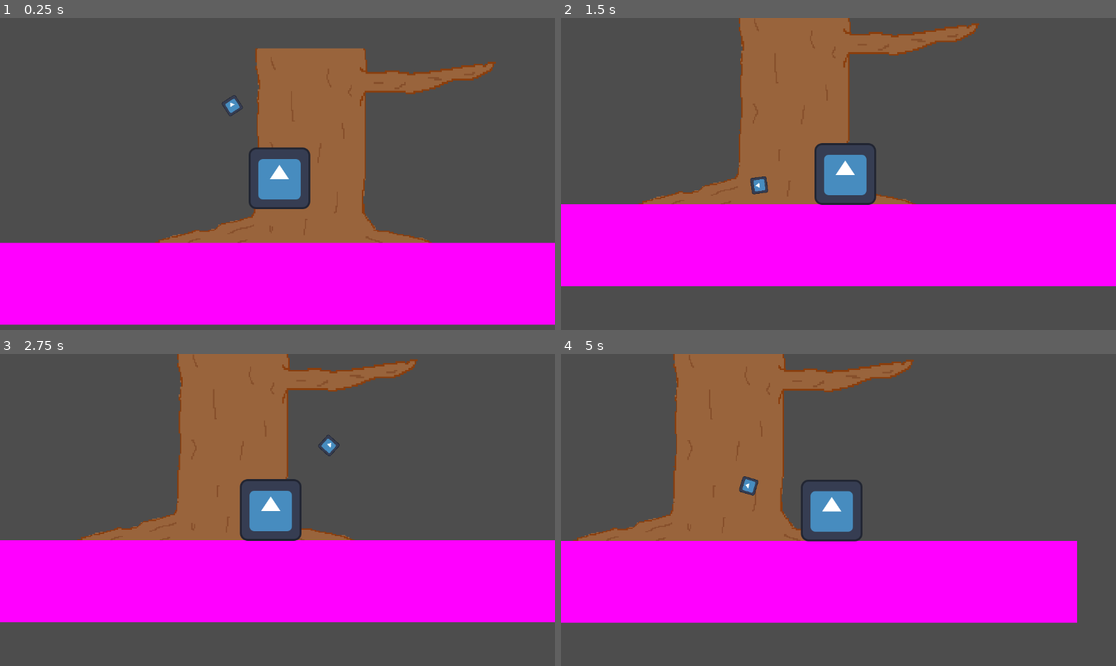
Above: before the commit, frames 1-4 (two rows, left to right).
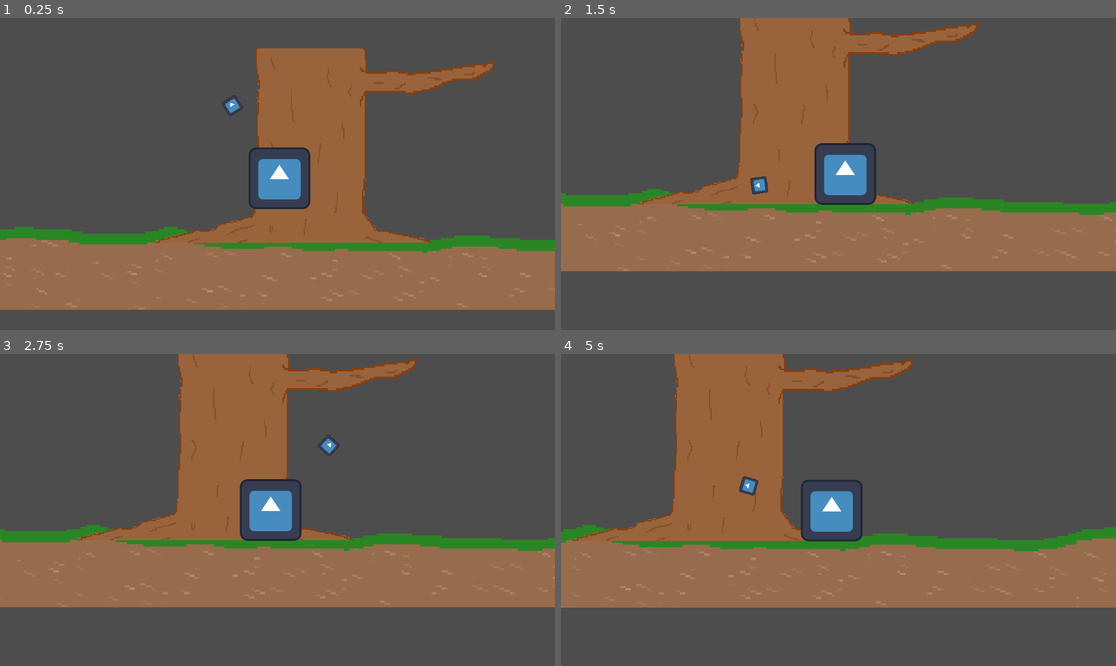
Above: after the commit, the same moments.

Repository: paxelotl/lame-jam-48
Game: Godot game, scene res://main.tscn
The game is run twice, just before and just after one commit, with the same random seed, the same clock (stepped at 60 frames per second) and the same inputs. The engine's default icon, where the game draws it, is replaced by a stand-in: a white triangle on a blue panel in a dark square.
Inputs (mouse positions are in pixels of both pictures, inside the frame that each line leads up to):
- Up to frame 1 (0.25 s): no input
- Up to frame 2 (1.5 s): move the mouse to (960, 158) at 0.52 s; press the mouse at (960, 158) at 0.53 s; hold D (move_right) from 0.53 s (still down); move the mouse to (727, 189) at 1.27 s; release the mouse at (727, 189) at 1.28 s; click (727, 189) at 1.35 s
- Up to frame 3 (2.75 s): move the mouse to (333, 441) at 2.02 s; release D (move_right) at 2.03 s; press the mouse at (333, 441) at 2.03 s; hold A (move_left) from 2.03 s (still down)
- Up to frame 4 (5 s): move the mouse to (810, 572) at 2.77 s; release A (move_left) at 2.78 s; release the mouse at (810, 572) at 2.78 s; hold D (move_right) 2.78-4.28 s; click (810, 572) at 2.85 s; move the mouse to (1005, 556) at 3.52 s; press the mouse at (1005, 556) at 3.53 s; move the mouse to (672, 463) at 4.27 s; release the mouse at (672, 463) at 4.28 s; hold A (move_left) from 4.28 s (still down); click (672, 463) at 4.35 s

The runs differ from the first frame. In frame 1, 28% of the frame differs, in the area x 0-100%, y 67-99%; in frame 2, 27%; in frame 3, 27%; in frame 4, 27%.

Commit message:
Add ground texture

Diff:
--- a/main.tscn
+++ b/main.tscn
@@ -7,6 +7,7 @@
 [ext_resource type="Texture2D" uid="uid://cnnqwpek3ghe3" path="res://textures/trunk.png" id="3_c8mmq"]
 [ext_resource type="Texture2D" uid="uid://8cbqnjjucp1u" path="res://textures/branch.png" id="3_mfslt"]
 [ext_resource type="Texture2D" uid="uid://cwpxadk5lok7q" path="res://textures/base.png" id="4_71370"]
+[ext_resource type="Texture2D" uid="uid://4gogldn5dm2p" path="res://textures/ground.png" id="5_ccmy5"]
 
 [sub_resource type="RectangleShape2D" id="RectangleShape2D_l3tgl"]
 size = Vector2(100, 500)
@@ -19,9 +20,6 @@
 
 [sub_resource type="RectangleShape2D" id="RectangleShape2D_gm4ny"]
 size = Vector2(1444, 170)
-
-[sub_resource type="PlaceholderTexture2D" id="PlaceholderTexture2D_iy5xk"]
-size = Vector2(200, 200)
 
 [sub_resource type="RectangleShape2D" id="RectangleShape2D_8ut7a"]
 size = Vector2(18.3237, 20)
@@ -64,17 +62,34 @@
 scale = Vector2(0.265625, 0.265625)
 texture = ExtResource("1_jjf2p")
 
-[node name="Floor" type="StaticBody2D" parent="."]
+[node name="Ground" type="StaticBody2D" parent="."]
 z_index = -1
 position = Vector2(576, 738)
 
-[node name="CollisionShape2D" type="CollisionShape2D" parent="Floor"]
+[node name="CollisionShape2D" type="CollisionShape2D" parent="Ground"]
 position = Vector2(-3, -69)
 shape = SubResource("RectangleShape2D_gm4ny")
 
-[node name="Sprite2D" type="Sprite2D" parent="Floor/CollisionShape2D"]
-scale = Vector2(7.22, 0.85)
-texture = SubResource("PlaceholderTexture2D_iy5xk")
+[node name="Sprite2D" type="Sprite2D" parent="Ground"]
+z_index = -2
+texture_repeat = 2
+position = Vector2(-4, -421)
+scale = Vector2(5.63755, 4.51002)
+texture = ExtResource("5_ccmy5")
+
+[node name="Sprite2D2" type="Sprite2D" parent="Ground"]
+z_index = -2
+texture_repeat = 2
+position = Vector2(1439, -421)
+scale = Vector2(5.63755, 4.51002)
+texture = ExtResource("5_ccmy5")
+
+[node name="Sprite2D3" type="Sprite2D" parent="Ground"]
+z_index = -2
+texture_repeat = 2
+position = Vector2(-1447, -421)
+scale = Vector2(5.63755, 4.51002)
+texture = ExtResource("5_ccmy5")
 
 [node name="TrunkBase" type="Sprite2D" parent="."]
 z_index = -1
Binary file added: textures/ground.png
Not shown, added: textures/ground.png.import
